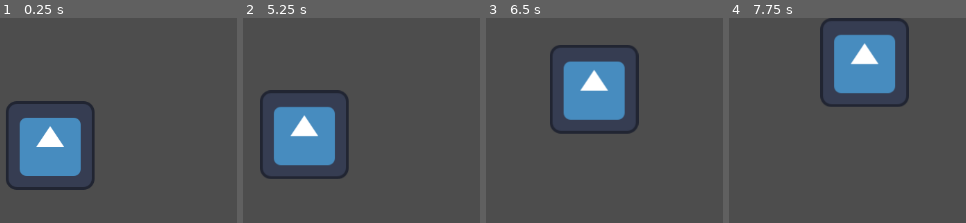
Above: before the commit, frames 1-4 (left to right).
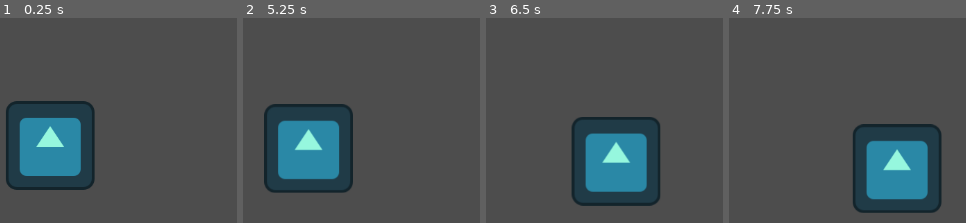
Above: after the commit, the same moments.

Repository: corin-gaiotto/gdc-jam-2025
Game: Godot game, scene res://Objects/Fish.tscn
Same seed, same stepped clock (60 frames per second), same inputs: the game is played once before the commit and once after it. The engine's default icon, where the game draws it, is replaced by a stand-in: a white triangle on a blue panel in a dark square.
Inputs:
- Up to frame 1 (0.25 s): no input
- Up to frame 2 (5.25 s): tap Enter at 0.5, 2, 3.5 s; hold D (right) 0.53-1.28 s; tap Space (fishing-interact) at 0.6, 1.25, 1.35, 2.1, 2.75, 2.85, 3.6, 4.25, 4.35, 5.1 s; hold S (down) 1.28-2.03 s; hold D (right) 2.03-2.78 s; hold W (up) 2.78-3.53 s; hold A (left) 3.53-5.03 s; hold S (down) from 5.03 s (still down)
- Up to frame 3 (6.5 s): release S (down) at 5.78 s; hold D (right) from 5.78 s (still down); tap Space (fishing-interact) at 5.85 s
- Up to frame 4 (7.75 s): release D (right) at 6.53 s; hold W (up) 6.53-7.28 s; tap Space (fishing-interact) at 6.6, 7.35 s; hold D (right) from 7.28 s (still down)

The runs differ from the first frame. In frame 1, 7.2% of the frame differs, in the area x 8-35%, y 48-78%; in frame 2, 14%; in frame 3, 23%; in frame 4, 26%, in the area x 38-90%, y 0-96%.

Commit message:
statemachine behaviour for fish

Diff:
--- a/Objects/Fish.tscn
+++ b/Objects/Fish.tscn
@@ -8,6 +8,7 @@
 [sub_resource type="CircleShape2D" id="CircleShape2D_hmv8f"]
 
 [node name="Fish" type="AnimatedSprite2D"]
+modulate = Color(0.587613, 0.969514, 0.869707, 1)
 position = Vector2(329, 184)
 script = ExtResource("1_f7nft")
 size = 1.0
@@ -20,7 +21,9 @@
 [node name="Sprite2D" type="Sprite2D" parent="."]
 texture = ExtResource("2_hmv8f")
 
-[node name="Timer" type="Timer" parent="."]
+[node name="IdleTimer" type="Timer" parent="."]
+
+[node name="FishingTimer" type="Timer" parent="."]
 
 [node name="Area2D" type="Area2D" parent="."]
 collision_layer = 2
@@ -29,4 +32,5 @@
 [node name="CollisionShape2D" type="CollisionShape2D" parent="Area2D"]
 shape = SubResource("CircleShape2D_hmv8f")
 
-[connection signal="timeout" from="Timer" to="." method="_on_timer_timeout"]
+[connection signal="timeout" from="IdleTimer" to="." method="_on_idle_timer_timeout"]
+[connection signal="timeout" from="FishingTimer" to="." method="_on_fishing_timer_timeout"]
--- a/Scripts/fish.gd
+++ b/Scripts/fish.gd
@@ -24,26 +24,45 @@
 
 # [VARIABLES]
 
-var timer : Timer
+var idleTimer : Timer
+var fishingTimer : Timer
+
 var initialVelocity = Vector2.ZERO
 var currentVelocity = Vector2.ZERO
 var isBursting = false
 
+enum fishStatesEnum {IDLE, BITHOOK, }
+var currentState = 0
 
+var hookLocation = Vector2.ZERO
+var fishingDirection = Vector2.ZERO
 
 func _ready() -> void:
 	# Called when enters the scene for the first time.
-	timer = $Timer
-	timer.wait_time = idleBurstTime
+	call_deferred("Initialize")
 
-	timer.start()
+func Initialize():
+	idleTimer = $IdleTimer
+	idleTimer.wait_time = idleBurstTime
+
+	fishingTimer = $FishingTimer
+	fishingTimer.wait_time = fishingTurnTime
+
+	idleTimer.start()
 	# Set own texture to match fishTexture
 	set_sprite_frames(fishTexture)
 
 func _physics_process(delta: float) -> void:
 	# Called 60 times per second on a fixed update.
-	if isBursting:
-		currentVelocity = initialVelocity * pow((timer.time_left/timer.wait_time),1.5)#Velocity * (1 - (timer.time_left/timer.wait_time))
+	match currentState:
+		fishStatesEnum.IDLE:
+			if isBursting:
+				currentVelocity = initialVelocity * pow((idleTimer.time_left/idleTimer.wait_time),1.5)
+				position += currentVelocity * delta
+		fishStatesEnum.BITHOOK:
+			position.y -= delta
+			position += fishingDirection*(1 - ((global_position - hookLocation).length()/10))
+
 
 
 #	var depthDeviation = position.y - preferredDepth
@@ -52,11 +71,13 @@
 #	elif depthDeviation < 20:
 #		Velocity.y += maxf(depthDeviation/idleMoveSpeed ,1)
 
-	position += currentVelocity * delta
+
 	pass
 
-func apply_burst():
+func applyIdleBurst():
+	print(self.name)
 	initialVelocity = Vector2(randf_range(-1,1), randf_range(-1,1)).normalized() * idleMoveSpeed
+	print(initialVelocity)
 	var depthDeviation = position.y - preferredDepth
 	if depthDeviation > 20:
 		initialVelocity.y -= maxf(depthDeviation/idleMoveSpeed ,1)
@@ -64,14 +85,19 @@
 		initialVelocity.y += maxf(depthDeviation/idleMoveSpeed ,1)
 
 
-func _on_timer_timeout() -> void:
+func _on_idle_timer_timeout() -> void:
 	initialVelocity = Vector2.ZERO
-	print("timeout", timer.wait_time)
 	if !isBursting:
-		apply_burst()
+		applyIdleBurst()
 
 
 
 	isBursting = !isBursting
-	timer.start()
+	idleTimer.start()
 	pass # Replace with function body.
+
+
+func _on_fishing_timer_timeout() -> void:
+	var Direction = Vector2(randf_range(-1,1),randf_range(0,1)).normalized()
+
+	pass # Replace with function body.
